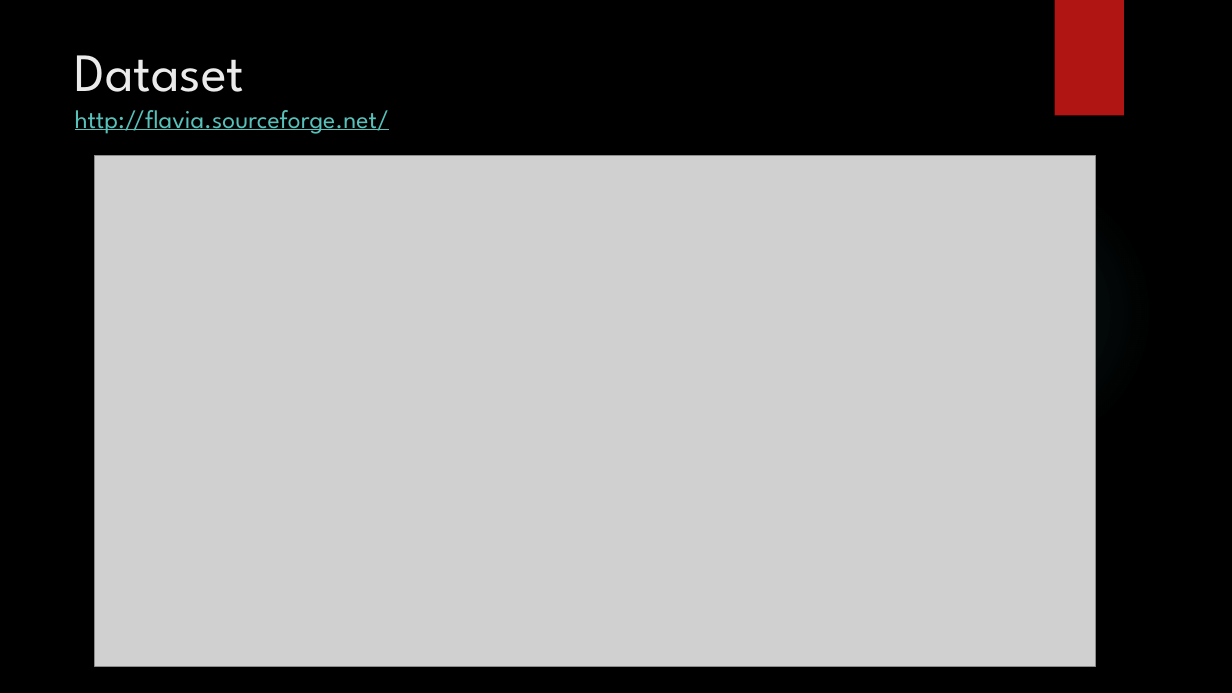
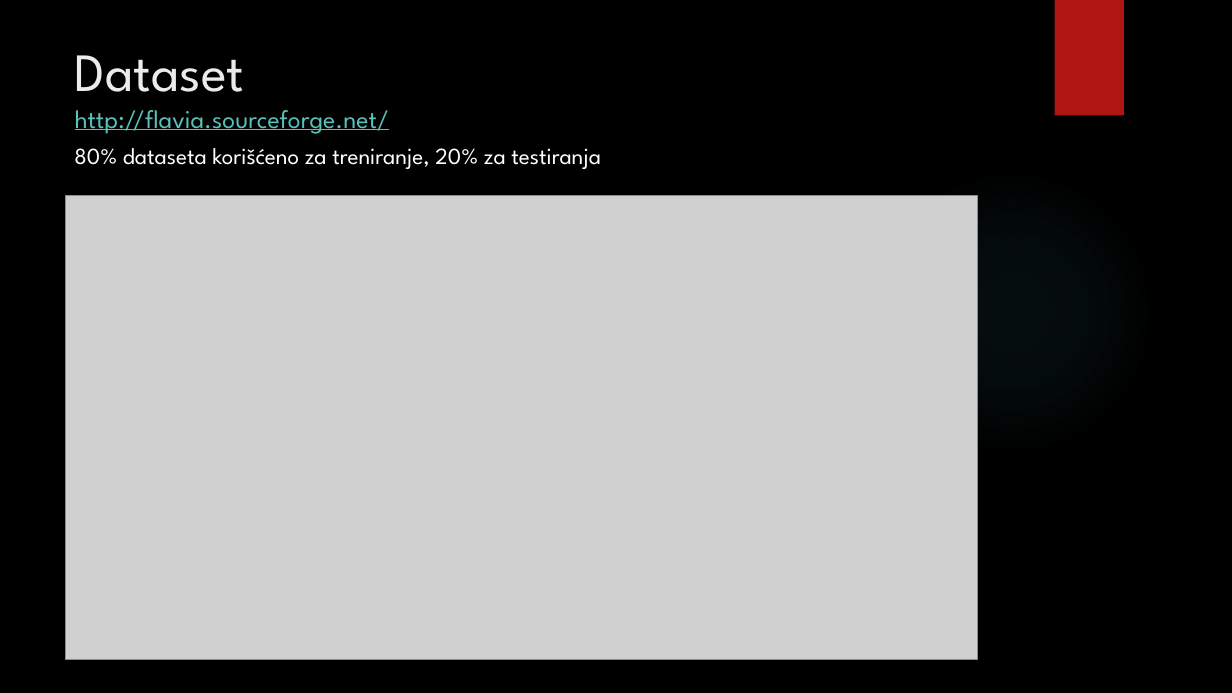
Before and after one commit to redemption99/Plant-Leaf-Recognition-Using-a-CNN, a slide deck: slide 8 of Prepoznavanje biljaka na osnovu slike lista.pptx. Drawn at 1232x693 pixels with LibreOffice and Linux fonts; fonts in the diff are those of the drawing; grey boxes stand for pictures; background and template pictures are left out. Boxes give left, top, right and bottom in pixels: in the first picture for what was removed or moved away, otherwise in the second. Text is boxed around its words. In the diff, an @@ line names an element or a change of style, - is before the commit and + after.

Commit message:
Update prezentacije

```diff
--- a/Prepoznavanje biljaka na osnovu slike lista.pptx
+++ b/Prepoznavanje biljaka na osnovu slike lista.pptx
@@ text added at box(74, 148, 601, 169), 18 pt, text #FFFFFF @@
+80% dataseta korišćeno za treniranje, 20% za testiranja
@@ picture: place and size @@
-picture at box(94, 156, 1095, 666)
+picture at box(66, 195, 978, 660)
```
